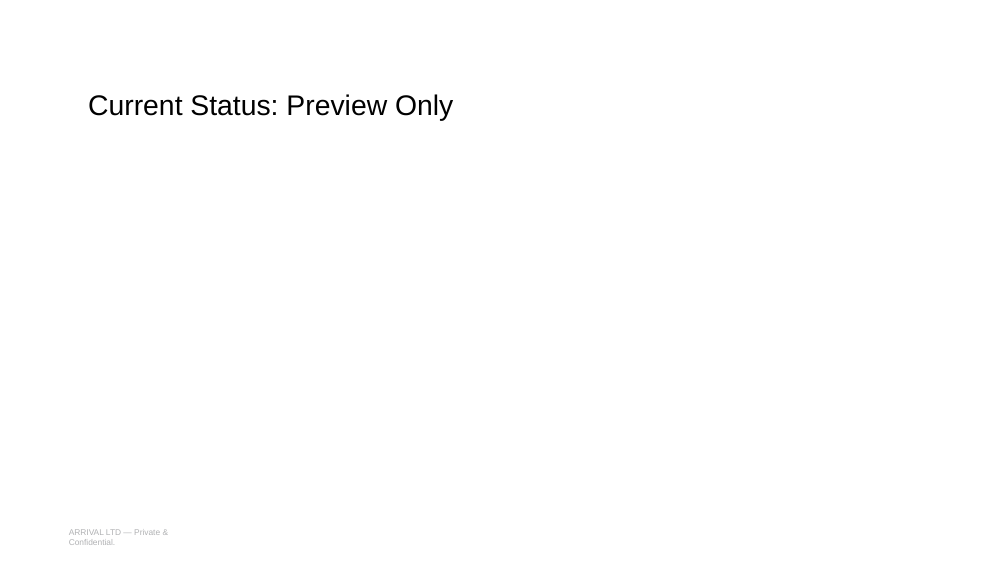
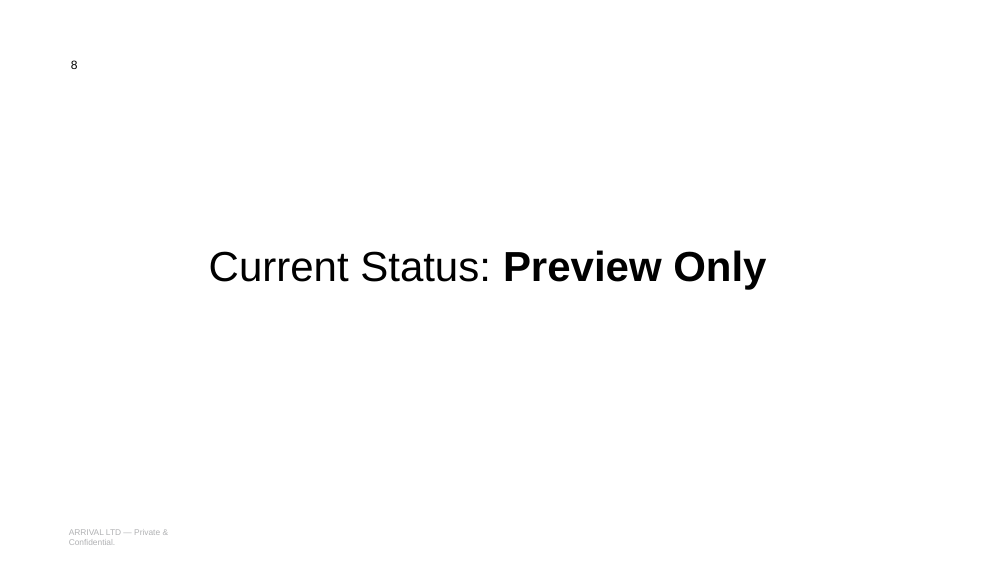
Before and after one commit to murrayschofield/vehicleTool, a slide deck: slide 8 of Range Sim Presentation.pptx (slide 4 before the commit). Drawn at 1008x567 pixels with LibreOffice and Linux fonts; fonts in the diff are those of the drawing; background and template pictures are left out. Boxes give left, top, right and bottom in pixels: in the first picture for what was removed or moved away, otherwise in the second. Text is boxed around its words. In the diff, an @@ line names an element or a change of style, - is before the commit and + after.

```diff
--- a/Range Sim Presentation.pptx
+++ b/Range Sim Presentation.pptx
@@ page number added at (71,60,78,69), 23 pt, text #000000 @@
+8
@@ text "Current Status: Preview Only": place and size @@
-text "Current Status: Preview Only" at (88,94,453,121)
+text "Current Status: Preview Only" at (209,250,766,289)
@@ text "Current Status: Preview Only" at (209,250,766,289): size 54 to 80 pt; bold on in "Preview Only"; alignment left to centre @@
```
Also in this commit, not shown: 11 slides added, 3 slides removed, 1 other file.
